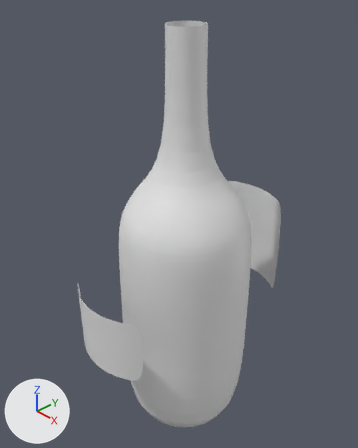
Two versions of the Blender file working/subahu/Wine/Wine.blend, one commit apart.
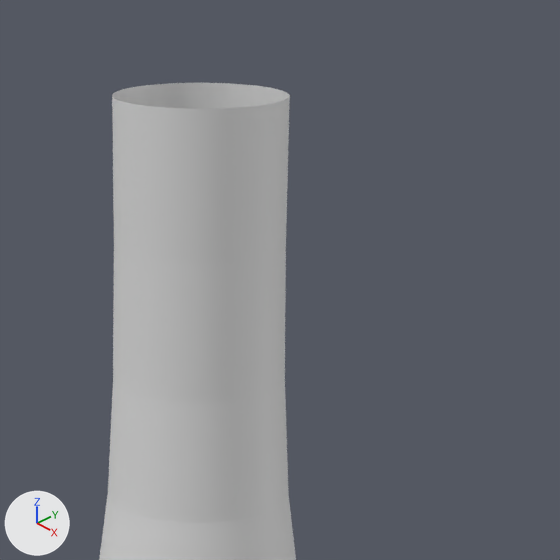
Old and new are each drawn whole from a 50 mm camera at (4.37, -3.67, 3.43) aimed at (-0.53, 0.99, -0.44) and again close up on the part from 38% to 77% of the width and 0% to 31% of the height. The axes (+X, +Y, +Z) are drawn at lower left. The lights are the same throughout.

The older version as bpy lines, for what is in view:
```python
me_circle = bpy.data.meshes.new('Circle')
me_circle.from_pydata(...)  # 333 vertices, 280 faces; spans x 4.44..6.53, y -1.6..1.99, z -6.9..-0.22
ob_circle = bpy.data.objects.new('Circle', me_circle)
ob_circle.location = (-5.807, 0.715, 2.75)
_m = ob_circle.modifiers.new('Subsurf', 'SUBSURF')
```
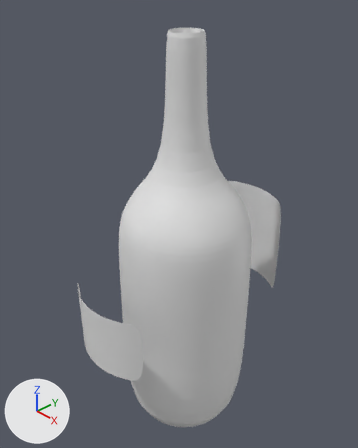
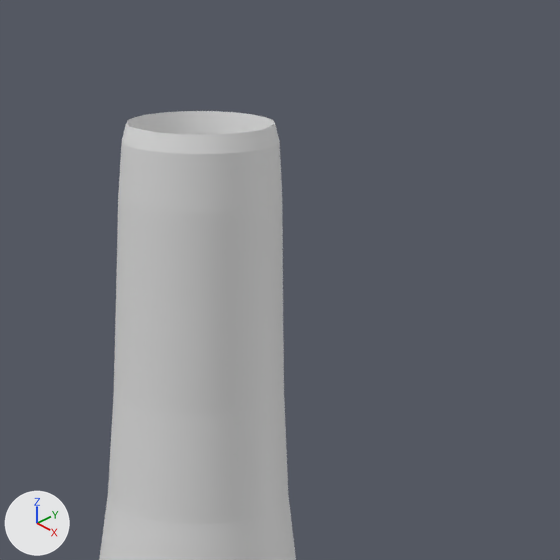
Commit message: wine inner

Where the change shows, as pixel boxes (x1, y1, x2, y2) in the close-ups (560 x 560 px):
'Circle', reshaped
    before: (99, 83, 296, 560)
    after: (99, 111, 296, 560)
part 1 of me_circle, added
    after: (118, 111, 282, 213)

Diff of the bpy script that builds the scene:
```diff
--- a/working/subahu/Wine/Wine.blend.py
+++ b/working/subahu/Wine/Wine.blend.py
@@ me_circle @@
 # used by ob_circle; location = (-5.807, 0.715, 2.75)
-me_circle.from_pydata(...)  # 333 vertices, 280 faces; spans x 4.44..6.53, y -1.6..1.99, z -6.9..-0.22
+me_circle.from_pydata(...)  # 493 vertices, 440 faces; spans x 4.44..6.53, y -1.6..1.99, z -6.9..-0.22
+# me_circle part 1
+# 96 vertices are added at x 4.68..6.3, y -0.61..1.01, z -6.51..-2.17
+# 32 new vertices lie (0.0, 0.0, 3.34) away from vertices in x 4.68..6.3, y -0.61..1.01, z -6.51
+# 32 new vertices lie (0.0, 0.0, 1.95) away from vertices in x 5.3..5.67, y 0.02..0.39, z -2.17
+# 160 new faces join them
```
